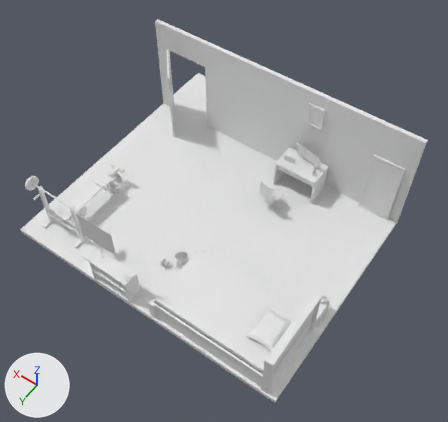
An edit to the glTF model static/room.glb, drawn before and after from the same camera.
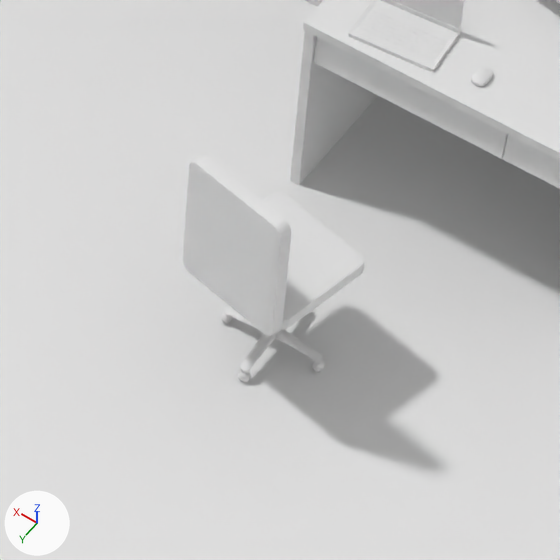
The first picture shows the older version from a 50 mm camera at (-7.67, 10.04, 16.1) aimed at (-0.47, -0.04, 0.25). The close-ups show both versions on the part from 53% to 69% of the width and 38% to 55% of the height of that picture; other places that the commit changed are outside them. The axes (+X, +Y, +Z) are drawn at lower left. The lights are the same throughout. Both versions are drawn at frame 82 of the action 'chairTopAction'; the numbers are the values there.

The older version as bpy lines, for what is in view:
```python
me_cube = bpy.data.meshes.new('Cube')
me_cube.from_pydata(...)  # 9965 vertices, 18086 faces; spans x -7.25..0.3, y -0.28..8.02, z -1.52..1.82
me_cube_001 = bpy.data.meshes.new('Cube.001')
me_cube_001.from_pydata(...)  # 1456 vertices, 2904 faces; spans x -0.281..0.273, y -0.266..0.33, z -0.072..0.657
me_cube_008 = bpy.data.meshes.new('Cube.008')
me_cube_008.from_pydata(...)  # 222 vertices, 270 faces; spans x -0.13..6.42, y -0.03..1.91, z -1.26..6.31
ob_chairtop = bpy.data.objects.new('chairTop', me_cube_001)
ob_chairtop.location = (-1.179, -1.849, -0.101)
ob_chairtop.rotation_euler = (0.0, 0.0, -0.215)  # degrees (0, 0, -12)
ob_cube = bpy.data.objects.new('Cube', me_cube)
ob_cube.location = (2.464, -4.161, 0.79)
ob_cube_008 = bpy.data.objects.new('Cube.008', me_cube_008)
ob_cube_008.location = (-4.692, 2.677, -0.702)
ob_cube_008.rotation_euler = (1.571, 0.0, 0.0)  # degrees (90, 0, 0)
# also in view: 'Cube.001' at (0.01, -1.02, 0.59)
```
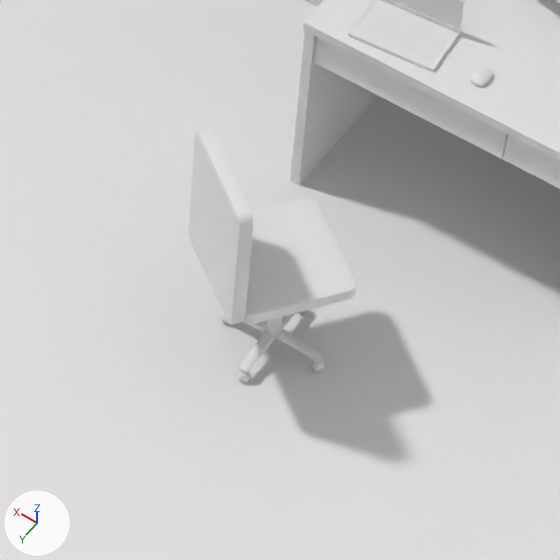
Boxes (x1, y1, x2, y2) around the edits, measured in the close-ups (560 x 560 px):
'chairTop', turned: before (182, 155, 364, 336); after (188, 128, 357, 325)

What changed in the scene script:
```text
Change ob_chairtop:
    ob_chairtop.rotation_euler: (0.0, 0.0, -0.215) -> (0.0, 0.0, -0.643)  # degrees (0, 0, -12) -> degrees (0, 0, -37)
```
